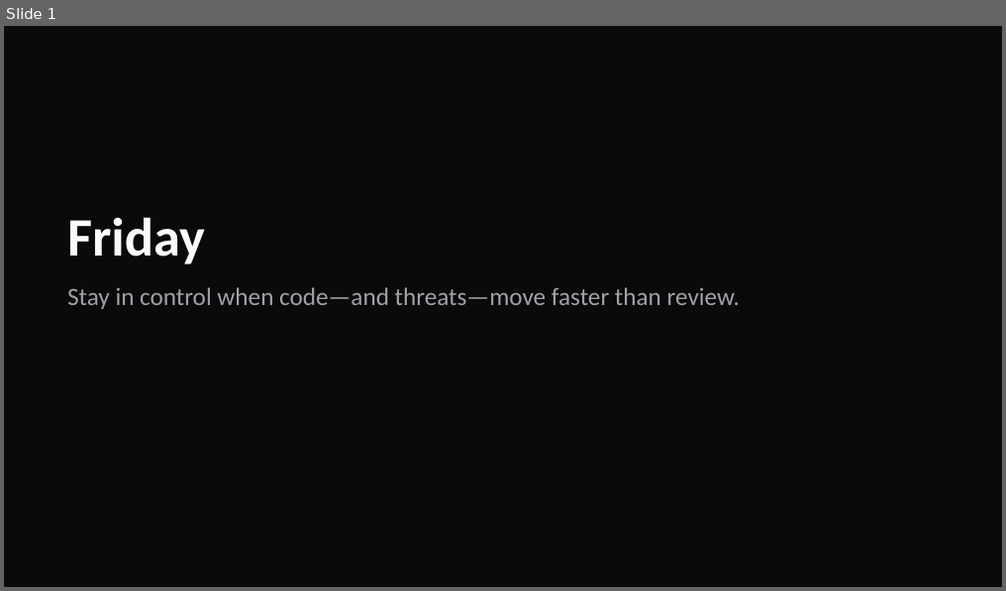
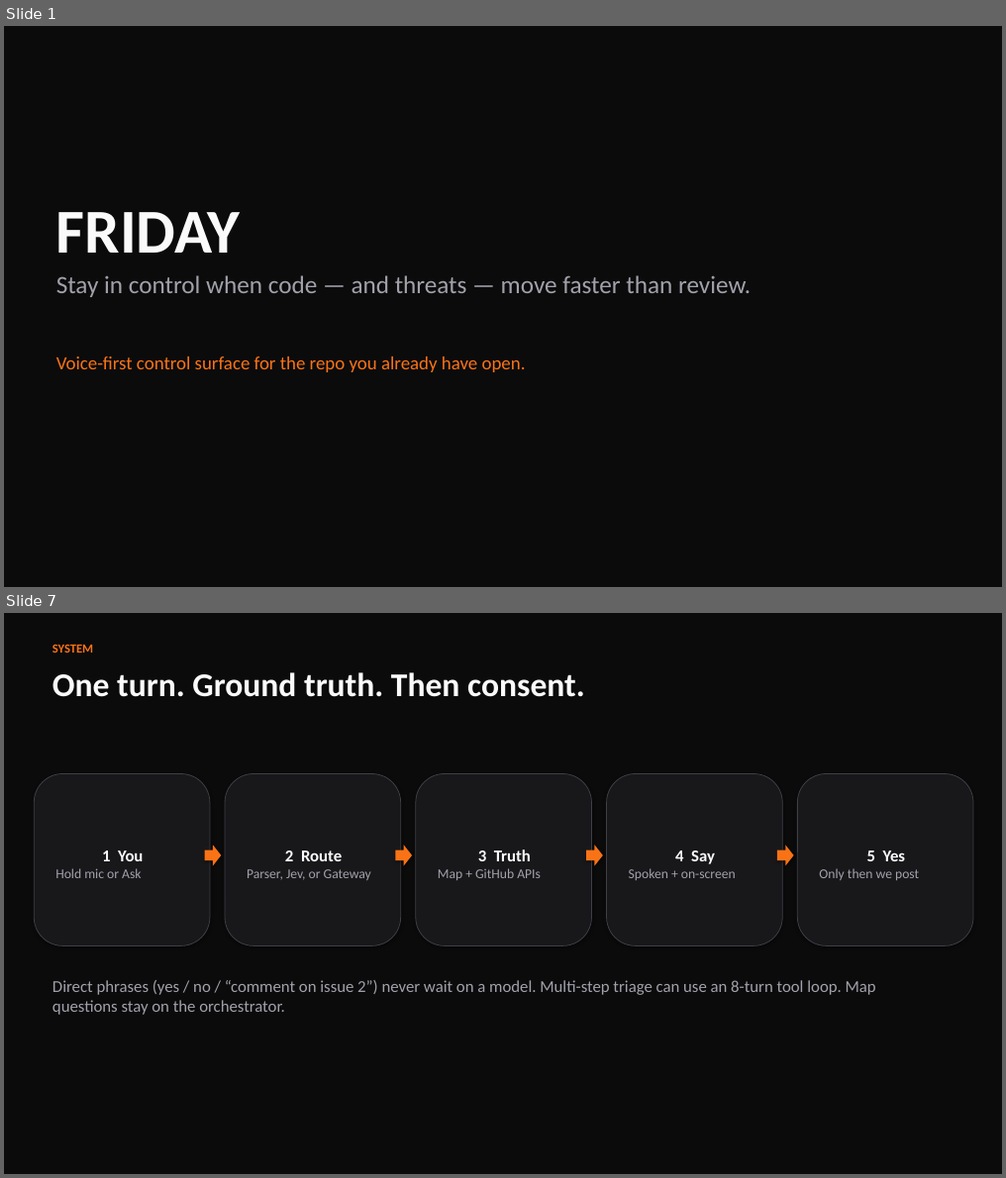
Before and after one commit to hatif03/friday-voice-agent, a slide deck: docs/presentation/Friday-Voice-Agent.pptx. Shown one above the other, each under a label of ours: slide 1 before the commit, slides 1 and 7 after it; the slides between them are not shown. The pictures are 1006x591 and 1006x1178 pixels, drawn with LibreOffice and Linux fonts; fonts in the diff are those of the drawing. Boxes give left, top, right and bottom in pixels: in the first picture for what was removed or moved away, otherwise in the second. Text is boxed around its words. In the diff, an @@ line names an element or a change of style, - is before the commit and + after.

Commit message:
docs: add demo script for Friday voice agent and enhance pitch deck generation
Introduce a comprehensive demo script for showcasing the Friday voice agent's capabilities, emphasizing its interaction with GitHub. Additionally, improve the pitch deck generation script with updated styling and layout adjustments for better presentation quality.

```diff
--- a/docs/presentation/Friday-Voice-Agent.pptx
+++ b/docs/presentation/Friday-Voice-Agent.pptx
@@ slide 7 added at (4, 613, 1002, 1174), background #FFFFFF @@
@@ rectangle added at (4, 613, 1002, 1174), fill #0B0B0C @@
@@ text added at (53, 644, 93, 653), 12 pt, text #F97316, bold @@
+SYSTEM
@@ text added at (53, 672, 585, 697), 32 pt, text #FAFAFA, bold @@
+One turn. Ground truth. Then consent.
@@ rounded rectangle added at (34, 774, 210, 947), fill #18181B, outline #3F3F46 0.75 pt, 13 pt, text #A1A1AA @@
+1 You
+Hold mic or Ask
@@ rounded rectangle added at (225, 774, 401, 947), fill #18181B, outline #3F3F46 0.75 pt, 13 pt, text #A1A1AA @@
+2 Route
+Parser, Jev, or Gateway
@@ rounded rectangle added at (416, 774, 592, 947), fill #18181B, outline #3F3F46 0.75 pt, 13 pt, text #A1A1AA @@
+3 Truth
+Map + GitHub APIs
@@ rounded rectangle added at (607, 774, 782, 947), fill #18181B, outline #3F3F46 0.75 pt, 13 pt, text #A1A1AA @@
+4 Say
+Spoken + on-screen
@@ rounded rectangle added at (798, 774, 973, 947), fill #18181B, outline #3F3F46 0.75 pt, 13 pt, text #A1A1AA @@
+5 Yes
+Only then we post
@@ right arrow added at (205, 845, 221, 866), fill #F97316 @@
@@ right arrow added at (395, 845, 412, 866), fill #F97316 @@
@@ right arrow added at (586, 845, 603, 866), fill #F97316 @@
@@ right arrow added at (777, 845, 794, 866), fill #F97316 @@
@@ text added at (53, 980, 876, 1015), 16 pt, text #A1A1AA @@
+Direct phrases (yes / no / “comment on issue 2”) never wait on a model. Multi-step triage can use an 8-turn tool loop. Map questions stay on the orchestrator.
@@ slide 1 changed as well @@
@@ background #0A0A0A to #FFFFFF @@
@@ rectangle added at (4, 26, 1002, 587), fill #0B0B0C @@
@@ text at (56, 212, 240, 253): text changed; size 52 to 60 pt @@
-Friday
+FRIDAY
@@ text at (56, 275, 750, 297): spaces changed @@
-Stay in control when code—and threats—move faster than review.
+Stay in control when code — and threats — move faster than review.
@@ text added at (56, 357, 526, 372), 18 pt, text #F97316 @@
+Voice-first control surface for the repo you already have open.
```
Also in this commit, not shown: 9 other slides added, 12 slides removed, 2 other files.
